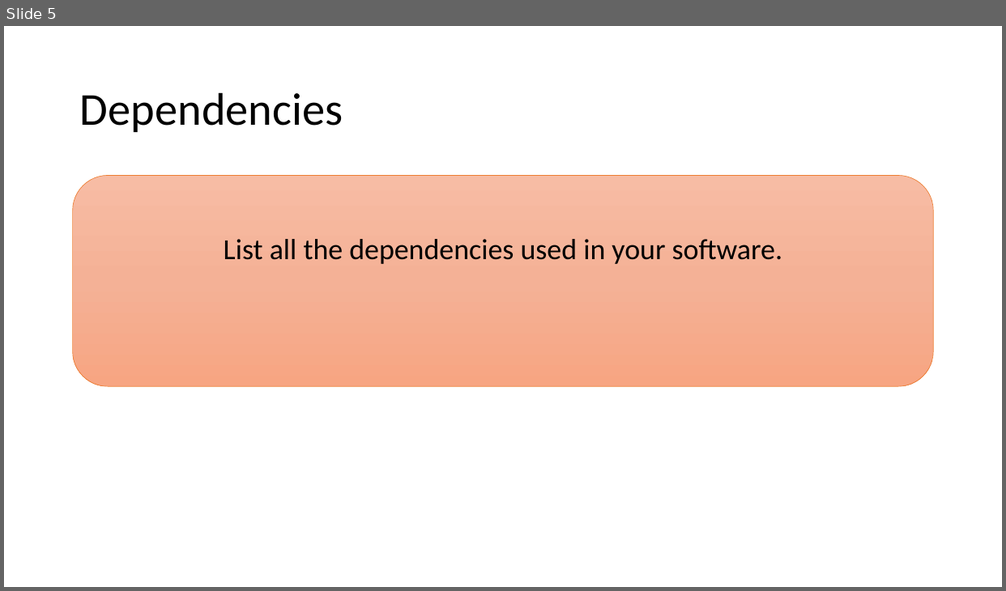
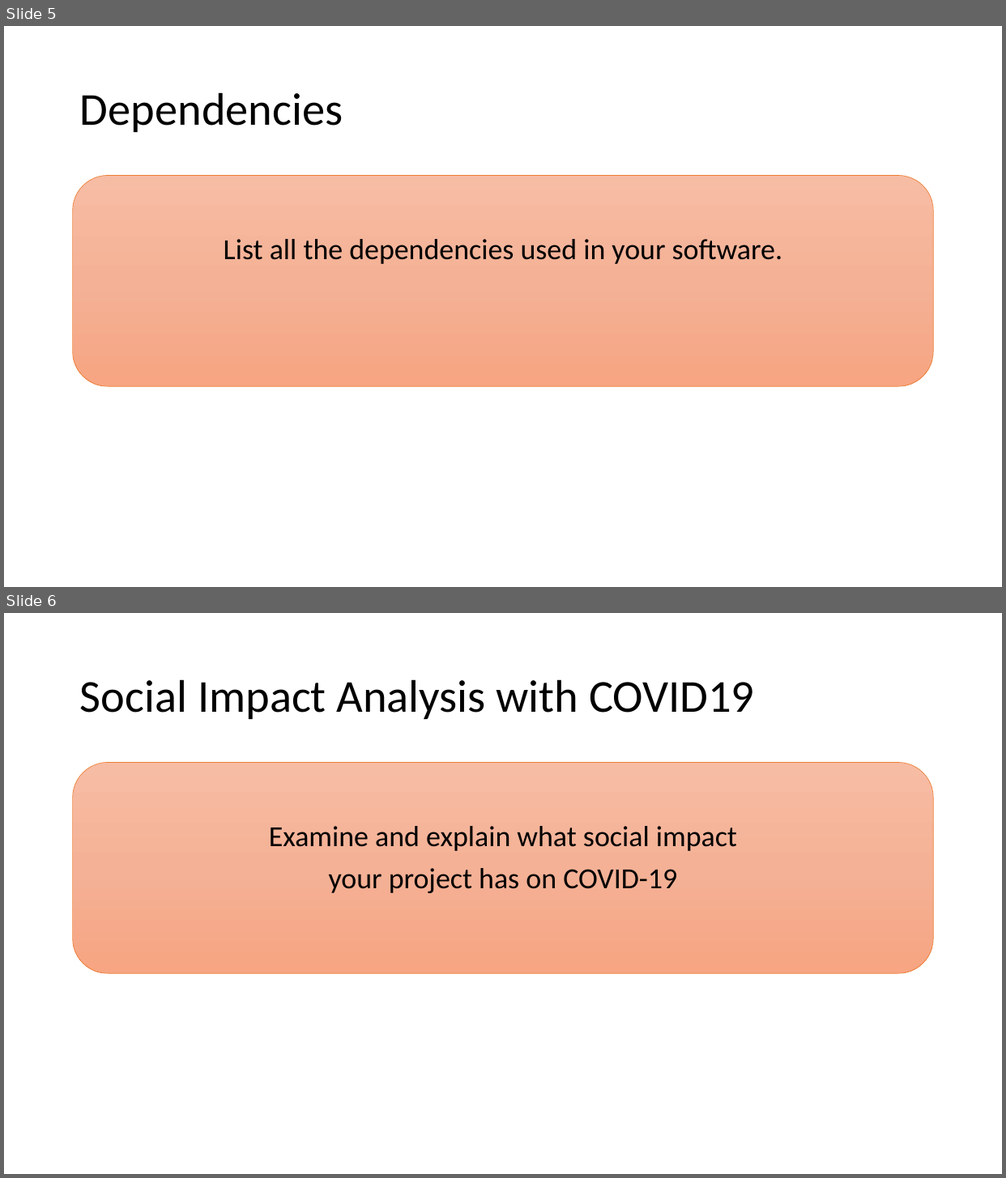
Before and after one commit to sarthakkundra/Hackcovit, a slide deck: PPT.pptx. Shown one above the other, each under a label of ours: slide 5 before the commit, slides 5 and 6 after it. The pictures are 1006x591 and 1006x1178 pixels, drawn with LibreOffice and Linux fonts; fonts in the diff are those of the drawing. Boxes give left, top, right and bottom in pixels: in the first picture for what was removed or moved away, otherwise in the second. Text is boxed around its words. In the diff, an @@ line names an element or a change of style, - is before the commit and + after.

```diff
--- a/PPT.pptx
+++ b/PPT.pptx
@@ slide 6 added at (4,613,1002,1174), background #FFFFFF @@
@@ title added at (80,679,754,719), 44 pt, text #000000 @@
+Social Impact Analysis with COVID19
@@ text added at (73,763,934,973), fill gradient #F7BDA5 to #F5B196 to #F8A582, outline #ED7D31 0.5 pt, 28 pt, text #000000 @@
+Examine and explain what social impact
+your project has on COVID-19
```
Also in this commit, not shown: 1 slide changed, 2 other slides added, 4 other files.
